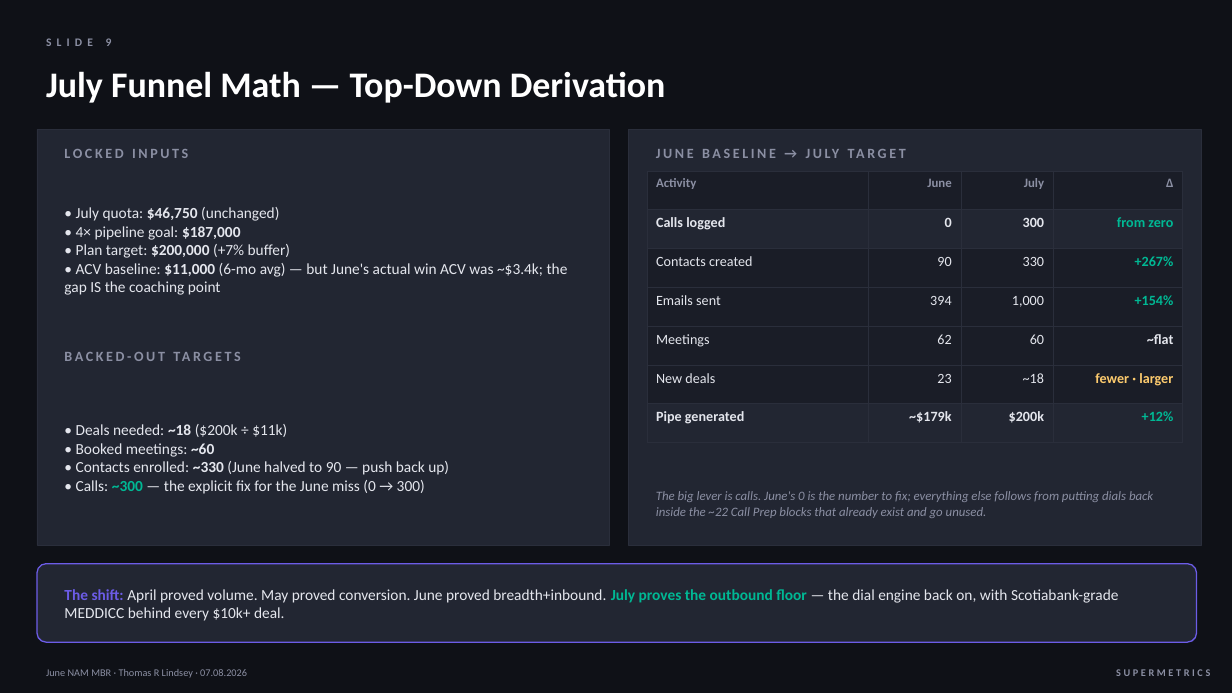
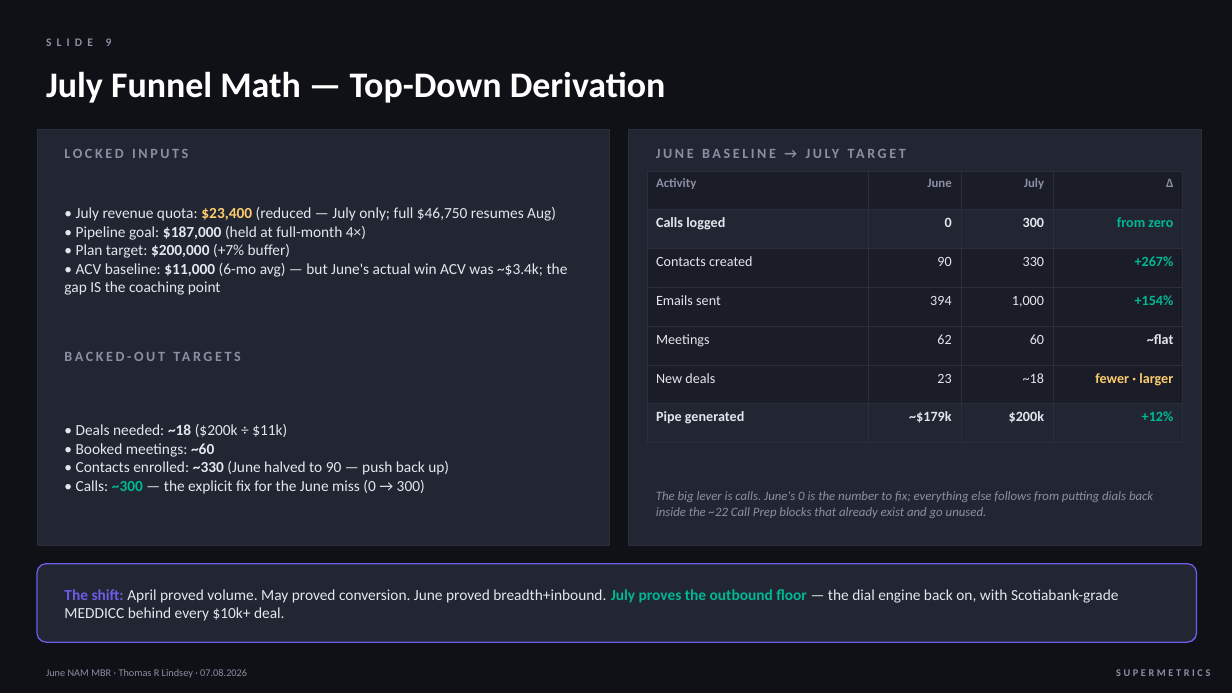
Before and after one commit to thommi2phones/Sales-Coach, a slide deck: slide 10 of June_2026_NAM_MBR.pptx. Drawn at 1232x693 pixels with LibreOffice and Linux fonts; fonts in the diff are those of the drawing. Boxes give left, top, right and bottom in pixels: in the first picture for what was removed or moved away, otherwise in the second. Text is boxed around its words. In the diff, an @@ line names an element or a change of style, - is before the commit and + after.

```diff
--- a/June_2026_NAM_MBR.pptx
+++ b/June_2026_NAM_MBR.pptx
@@ text at (64,207,568,295): text changed @@
-• July quota: $46,750 (unchanged)
-• 4× pipeline goal: $187,000
-• Plan target: $200,000 (+7% buffer)
-• ACV baseline: $11,000 (6-mo avg) — but June's actual win ACV was ~$3.4k; the gap IS the coaching point
+• July revenue quota: $23,400 (reduced — July only; full $46,750 resumes Aug)
+• Pipeline goal: $187,000 (held at full-month 4×)
+• Plan target: $200,000 (+7% buffer)
+• ACV baseline: $11,000 (6-mo avg) — but June's actual win ACV was ~$3.4k; the gap IS the coaching point
```
Also in this commit, not shown: 2 other slides changed, 5 other files.
